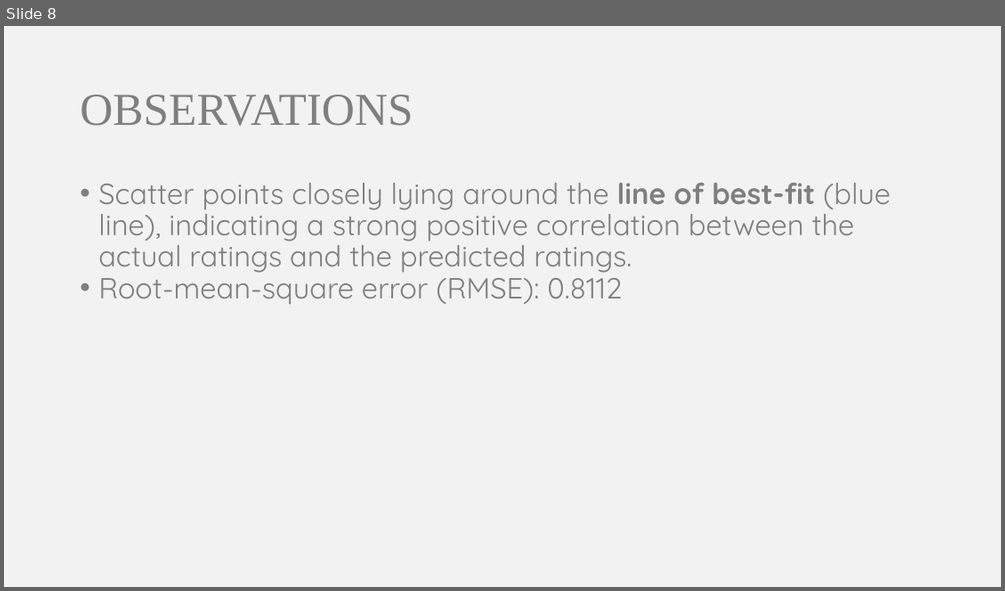
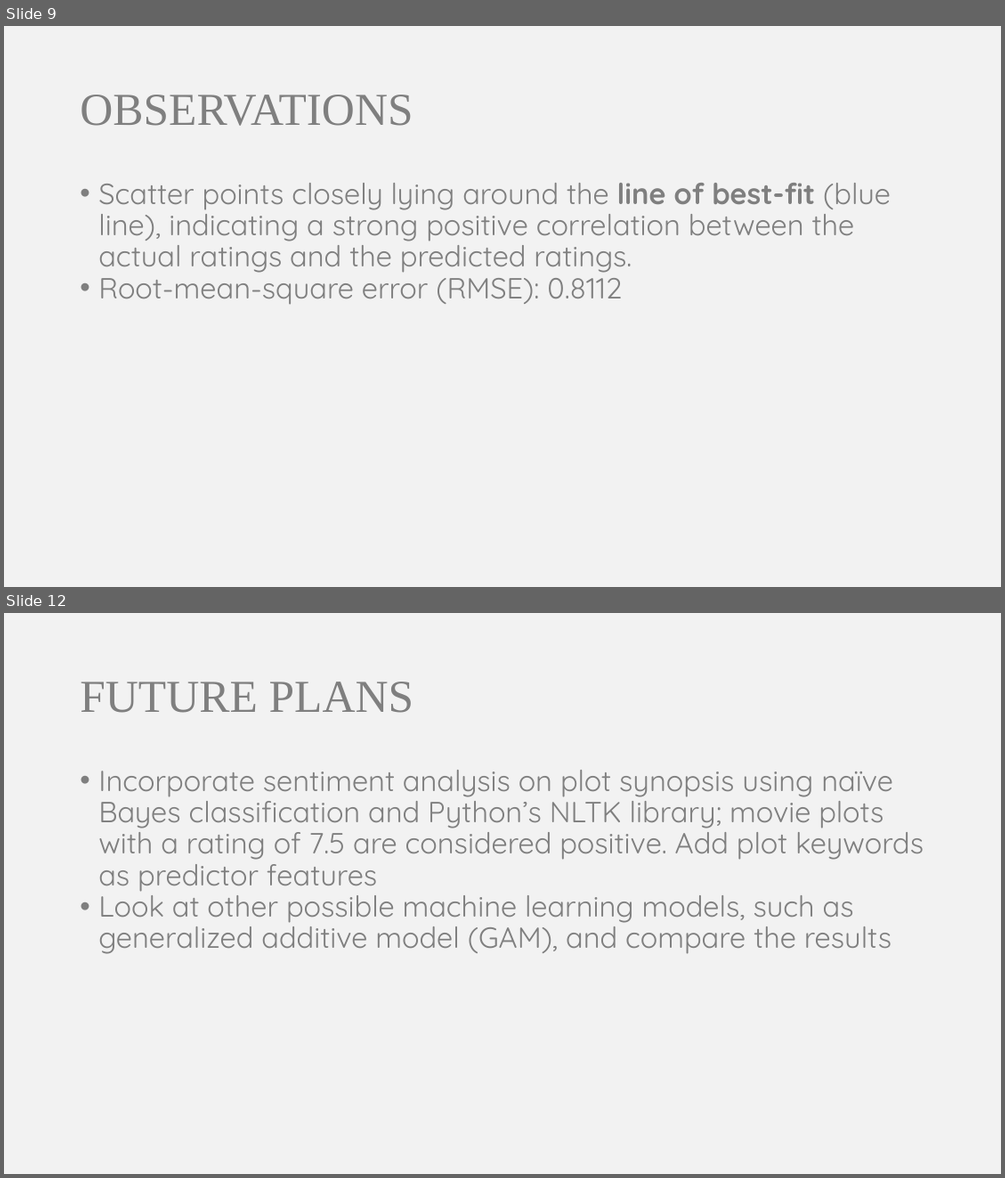
Before and after one commit to somyamohanty/Data_Dawgs, a slide deck: presentations/Presentation 2.pptx. Shown one above the other, each under a label of ours: slide 8 before the commit, slides 9 and 12 after it; the slides between them are not shown. The pictures are 1005x591 and 1005x1178 pixels, drawn with LibreOffice and Linux fonts; fonts in the diff are those of the drawing. Boxes give left, top, right and bottom in pixels: in the first picture for what was removed or moved away, otherwise in the second. Text is boxed around its words. In the diff, an @@ line names an element or a change of style, - is before the commit and + after.

Commit message:
Added presentation 2 and updated linear model

```diff
--- a/presentations/Presentation 2.pptx
+++ b/presentations/Presentation 2.pptx
@@ slide 12 added at [4,613,1001,1174], background #F2F2F2 @@
@@ title added at [80,682,413,713], 44 pt, text #7F7F7F @@
+FUTURE PLANS
@@ text added at [98,770,923,954], 28 pt, text #7F7F7F @@
+• Incorporate sentiment analysis on plot synopsis using naïve Bayes classification and Python’s NLTK library; movie plots with a rating of 7.5 are considered positive. Add plot keywords as predictor features
+• Look at other possible machine learning models, such as generalized additive model (GAM), and compare the results
@@ what was slide 8 is now slide 9 @@
```
Also in this commit, not shown: 4 slides changed, 2 other slides added, 1 other file.
